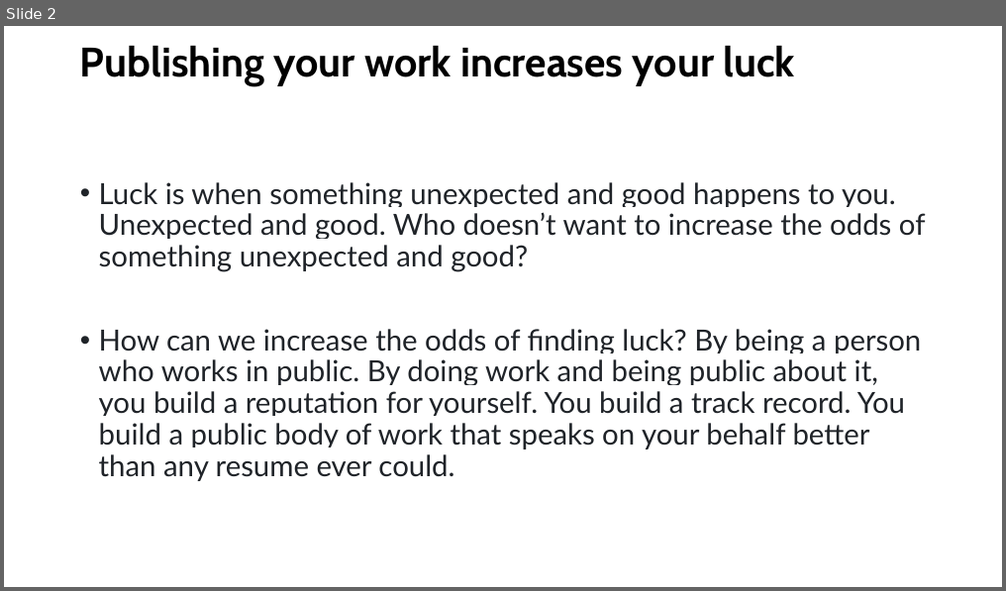
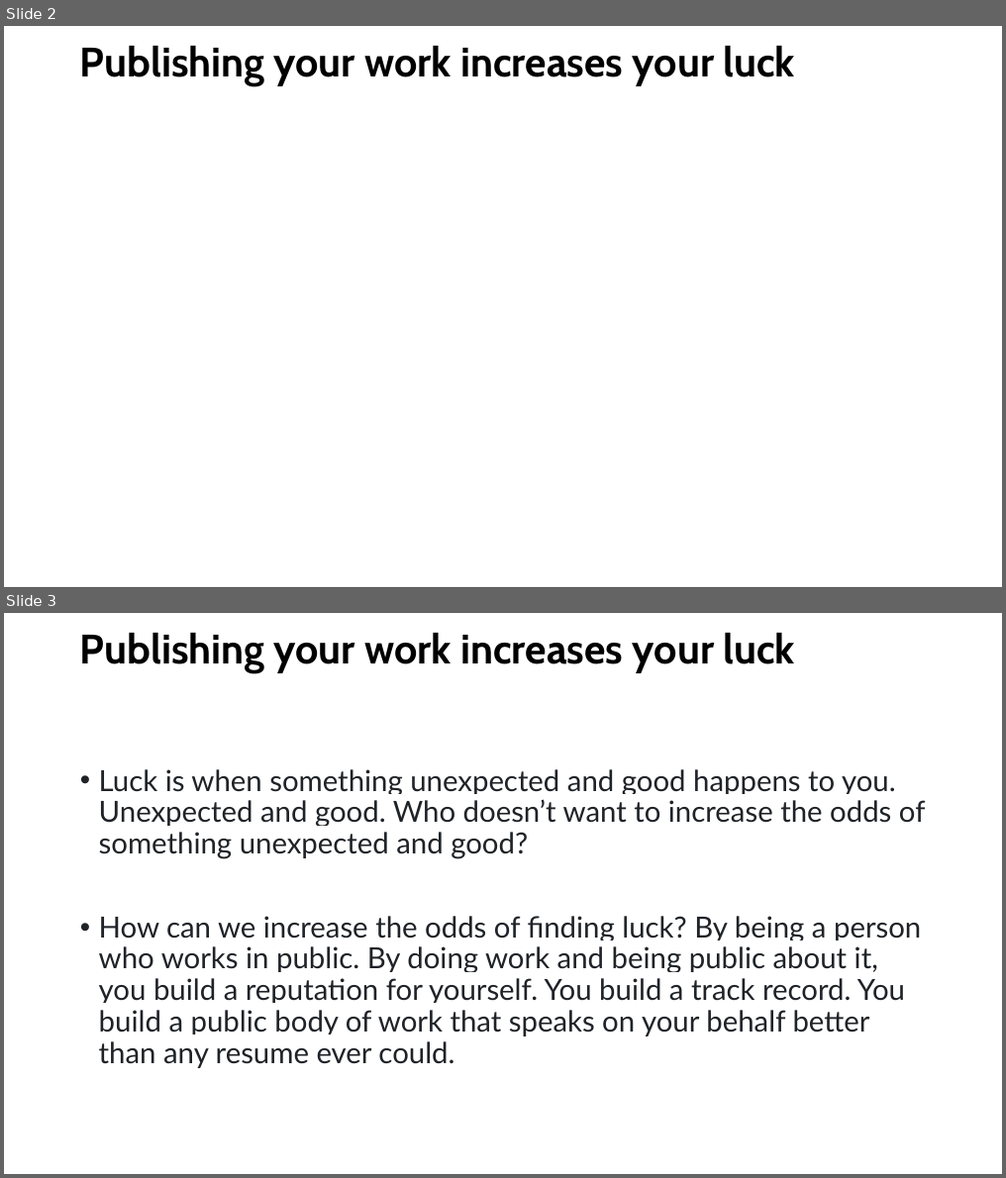
Before and after one commit to vaishnavitv/Assets-and-Publications, a slide deck: Speaking-Engagements/2024/Google-IO-NA-Connect/Talk-driven development.pptx. Shown one above the other, each under a label of ours: slide 2 before the commit, slides 2 and 3 after it. The pictures are 1006x591 and 1006x1178 pixels, drawn with LibreOffice and Linux fonts; fonts in the diff are those of the drawing. Boxes give left, top, right and bottom in pixels: in the first picture for what was removed or moved away, otherwise in the second. Text is boxed around its words. In the diff, an @@ line names an element or a change of style, - is before the commit and + after.

```diff
--- a/Speaking-Engagements/2024/Google-IO-NA-Connect/Talk-driven development.pptx
+++ b/Speaking-Engagements/2024/Google-IO-NA-Connect/Talk-driven development.pptx
@@ slide 2 added at (4,26,1002,587), background #FFFFFF @@
@@ title added at (80,45,795,86), 39.6 pt, text #000000, bold @@
+Publishing your work increases your luck
@@ what was slide 2 is now slide 3 @@
```
Also in this commit, not shown: 1 slide changed, 5 other slides added, 3 other files.
